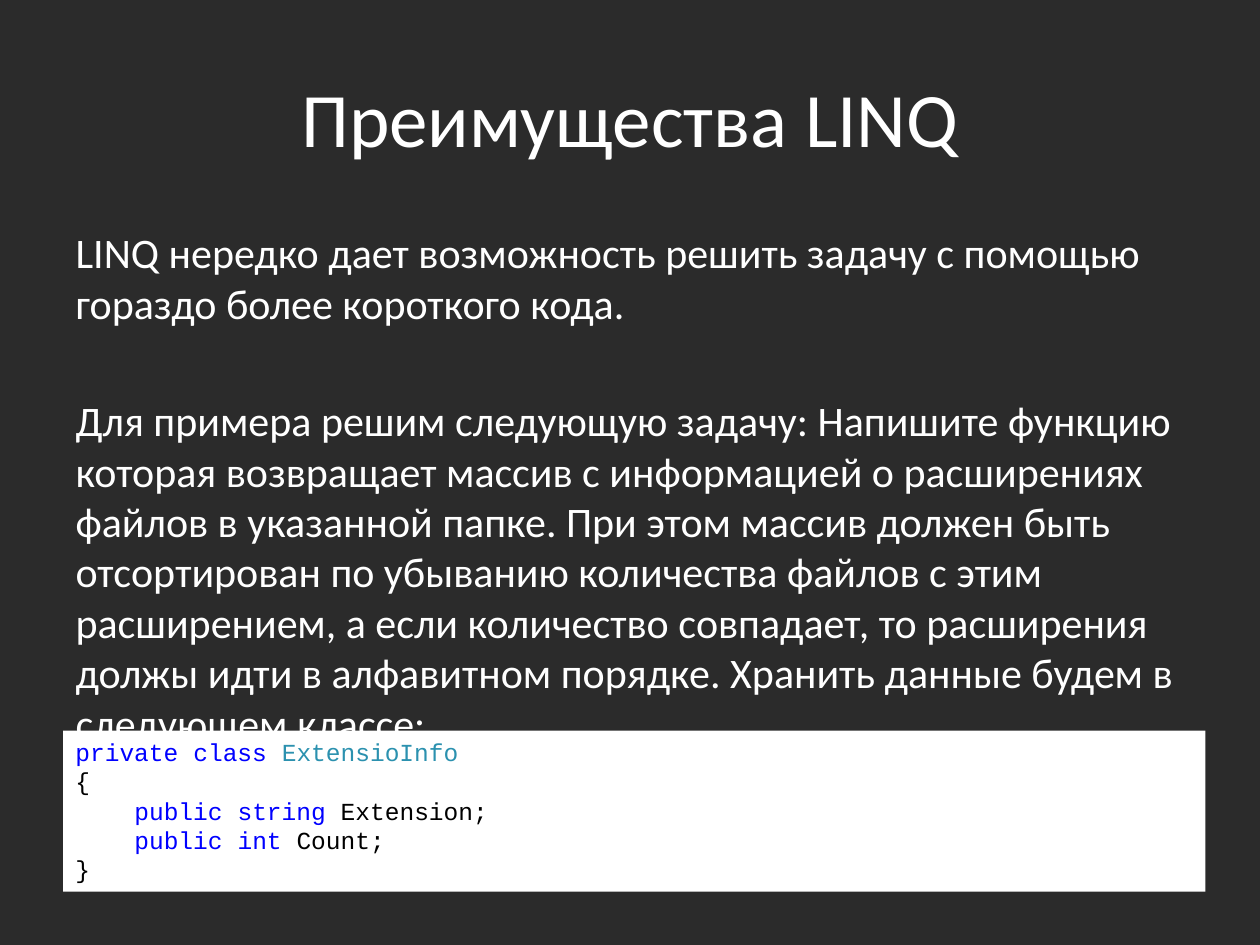
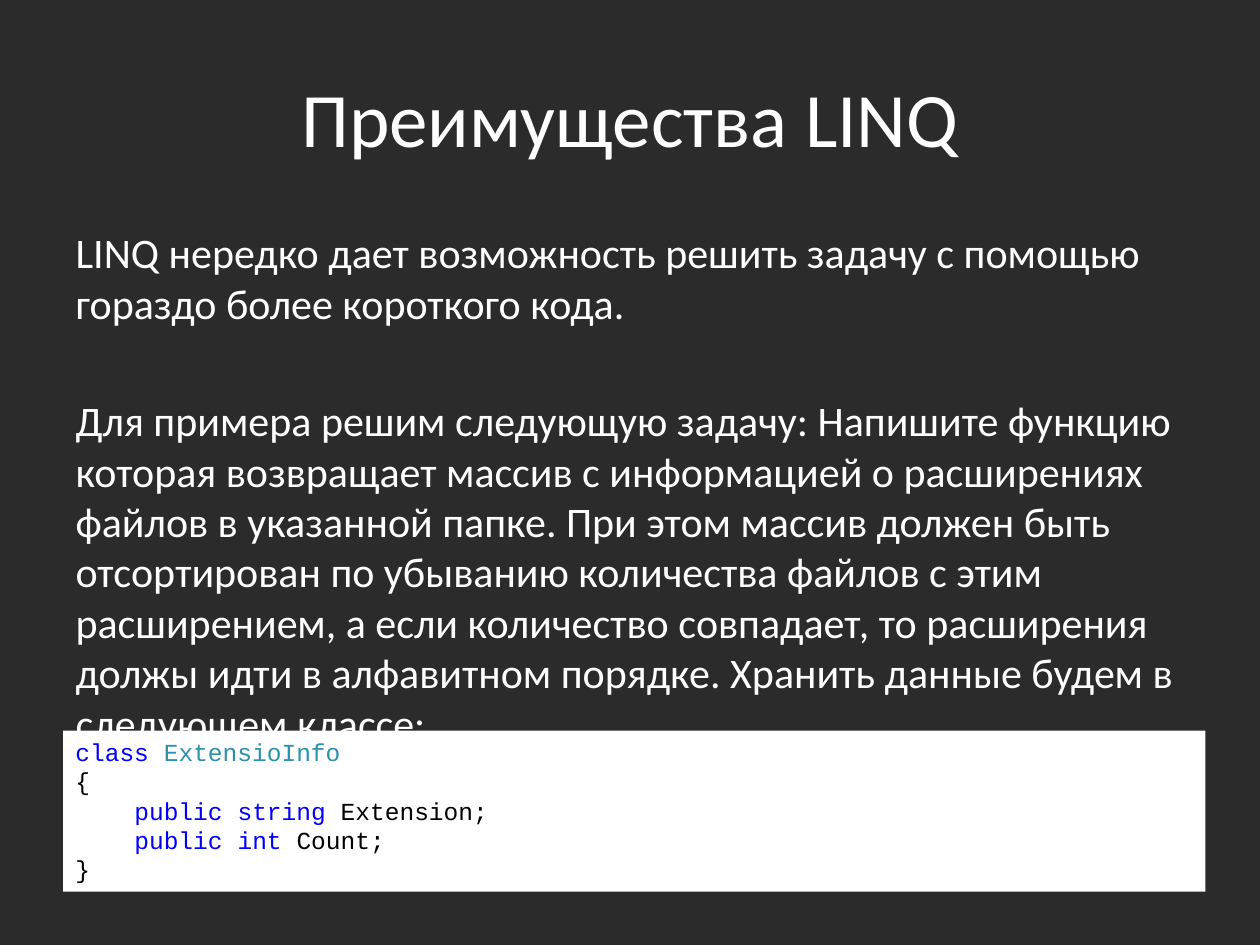
Before and after one commit to bazile/Training, a slide deck: slide 18 of Presentation/lesson-11-linq.pptx. Drawn at 1260x945 pixels with LibreOffice and Linux fonts; fonts in the diff are those of the drawing; background and template pictures are left out; a plain dark background stands for a picture behind light text. Boxes give left, top, right and bottom in pixels: in the first picture for what was removed or moved away, otherwise in the second. Text is boxed around its words. In the diff, an @@ line names an element or a change of style, - is before the commit and + after.

```diff
--- a/Presentation/lesson-11-linq.pptx
+++ b/Presentation/lesson-11-linq.pptx
@@ text in rectangle at box(75, 743, 341, 762): text changed; text colour #0000FF to #2B91AF @@
-private class ExtensioInfo
+class ExtensioInfo
```
Also in this commit, not shown: 4 other slides changed.
